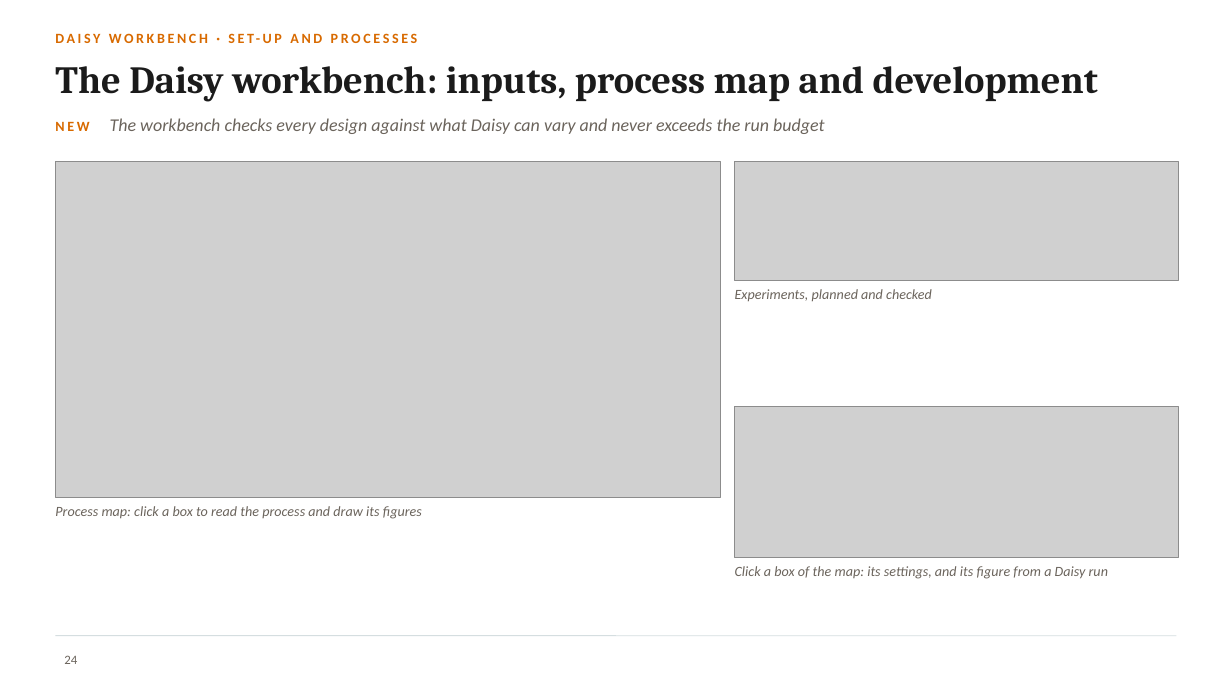
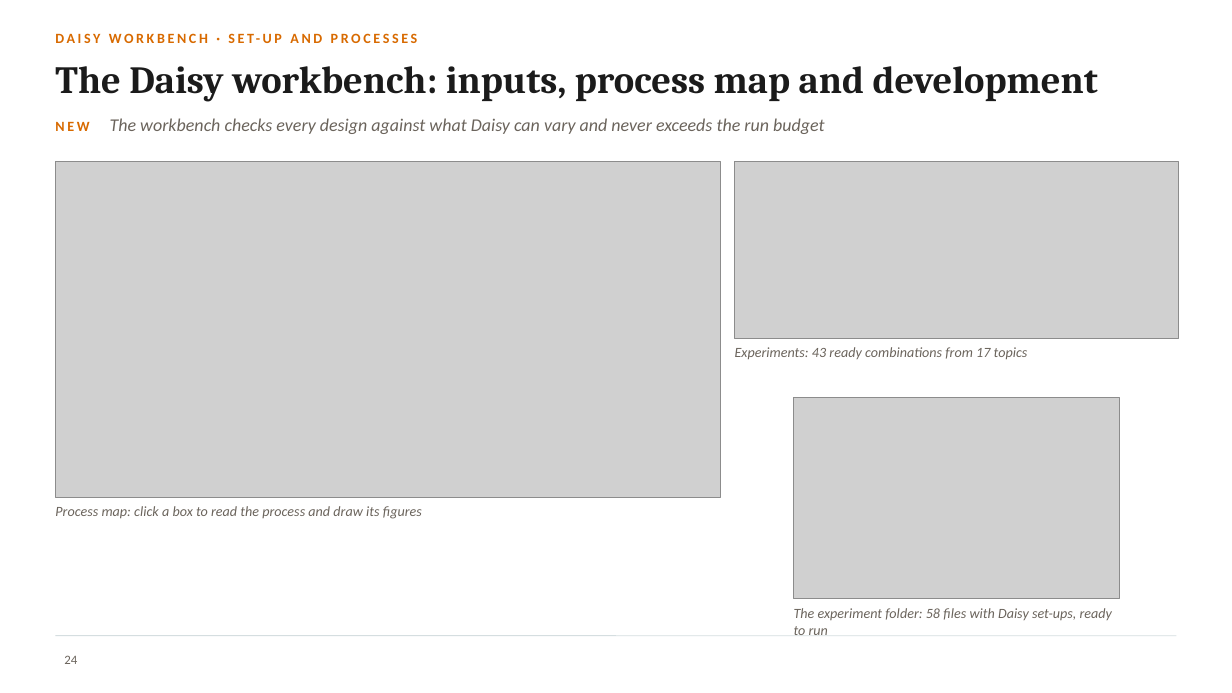
Before and after one commit to halilunaziru73-creator/Coupled-Water-Fluxes-Pore-Scale-Dynamics-Precision-Irrigation-Mulching-Feedback-Loops, a slide deck: slide 24 of Manuscripts/pdf/Supplementary/SWAFL_Presentation.pptx. Drawn at 1232x693 pixels with LibreOffice and Linux fonts; fonts in the diff are those of the drawing; grey boxes stand for pictures; background and template pictures are left out. Boxes give left, top, right and bottom in pixels: in the first picture for what was removed or moved away, otherwise in the second. Text is boxed around its words. In the diff, an @@ line names an element or a change of style, - is before the commit and + after.

Commit message:
Presentation: desktop screenshots for the workbench overview, experiments and experiment folder

```diff
--- a/Manuscripts/pdf/Supplementary/SWAFL_Presentation.pptx
+++ b/Manuscripts/pdf/Supplementary/SWAFL_Presentation.pptx
@@ picture: place and size @@
-picture at <box>735,162,1178,280</box>
+picture at <box>735,162,1178,338</box>
@@ text at <box>735,347,1028,359</box>: text changed @@
-Experiments, planned and checked
+Experiments: 43 ready combinations from 17 topics
@@ picture: place and size @@
-picture at <box>735,407,1178,557</box>
+picture at <box>794,397,1119,599</box>
@@ text at <box>794,608,1112,635</box>: text changed @@
-Click a box of the map: its settings, and its figure from a Daisy run
+The experiment folder: 58 files with Daisy set-ups, ready to run
```
Also in this commit, not shown: 1 other slide changed.
